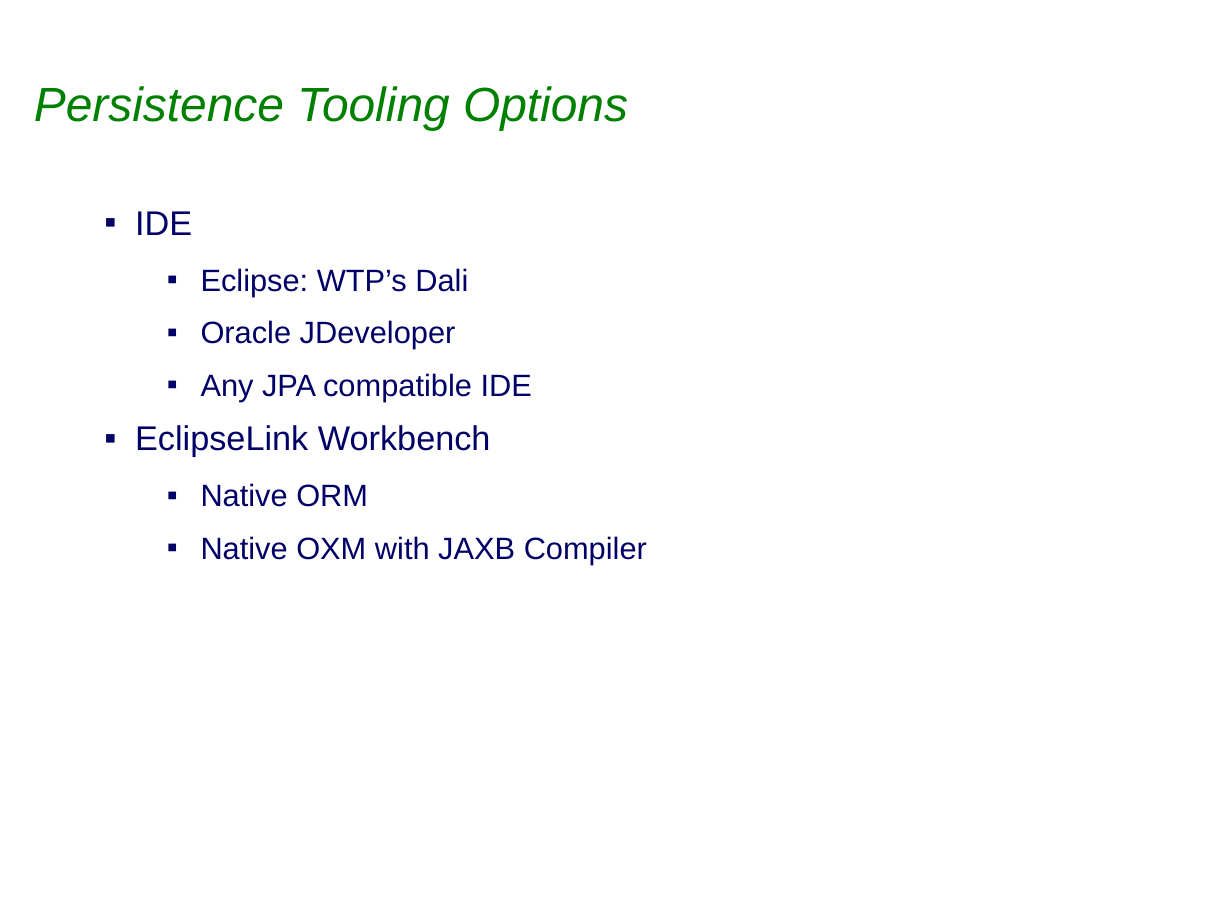
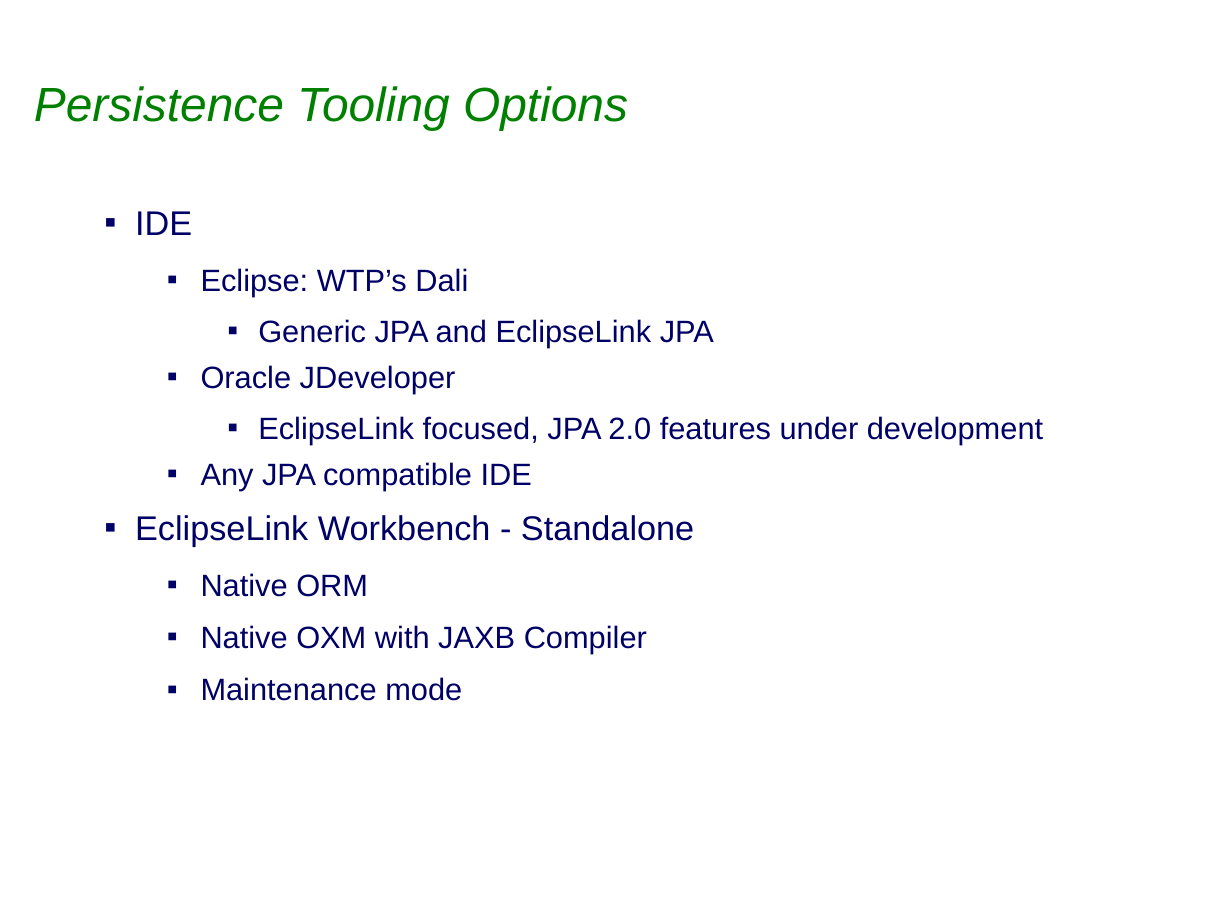
Before and after one commit to sabineheider/incubator, a slide deck: slide 3 of summit-2010/Persistence Tooling.ppt (slide 2 before the commit). Drawn at 1232x924 pixels with LibreOffice and Linux fonts; fonts in the diff are those of the drawing; background and template pictures are left out. Boxes give left, top, right and bottom in pixels: in the first picture for what was removed or moved away, otherwise in the second. Text is boxed around its words. In the diff, an @@ line names an element or a change of style, - is before the commit and + after.

Commit message:
Bug 312854 EclipseLink Summit - Updated Tooling Slides

```diff
--- a/summit-2010/Persistence Tooling.ppt
+++ b/summit-2010/Persistence Tooling.ppt
@@ text at [258, 319, 714, 347]: paragraph added @@
+    ▪ Generic JPA and EclipseLink JPA
@@ text at [258, 416, 1043, 444]: paragraph added @@
+    ▪ EclipseLink focused, JPA 2.0 features under development
@@ text at [135, 515, 694, 546]: text changed @@
-▪ EclipseLink Workbench
+▪ EclipseLink Workbench - Standalone
@@ text at [201, 677, 462, 701]: paragraph added @@
+  ▪ Maintenance mode
```
Also in this commit, not shown: 1 other slide changed, 5 slides added.
